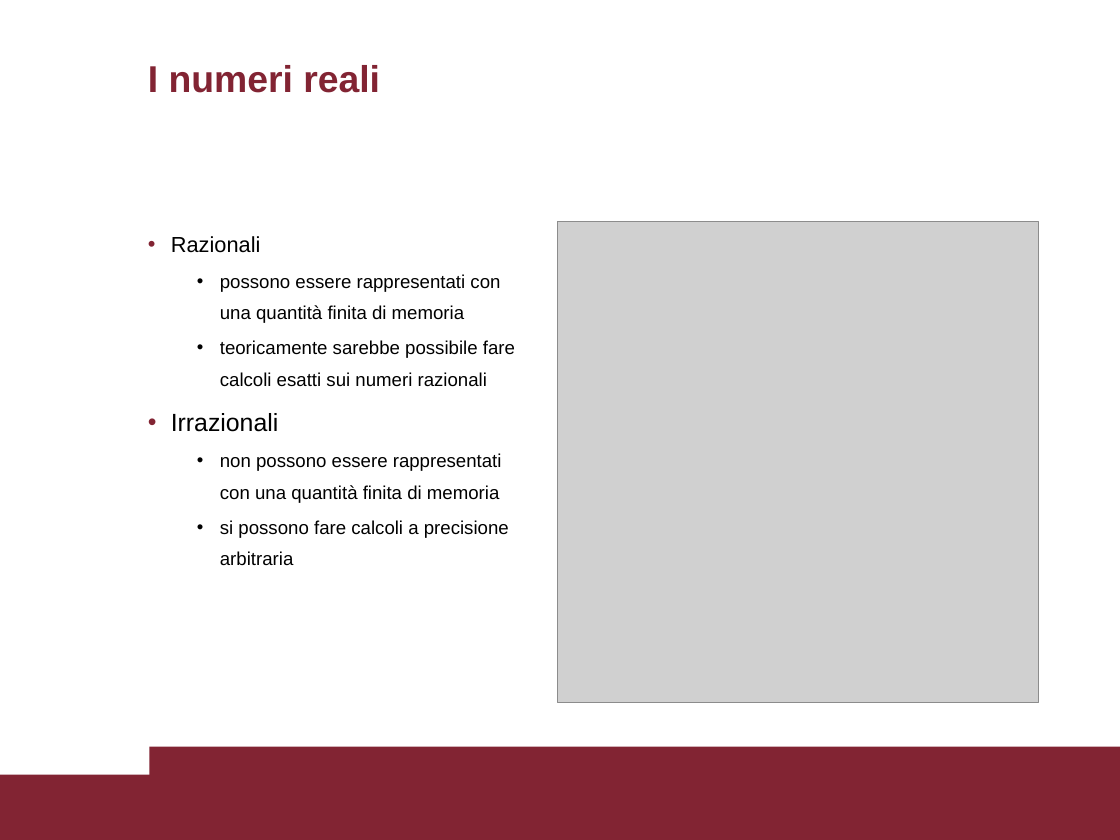
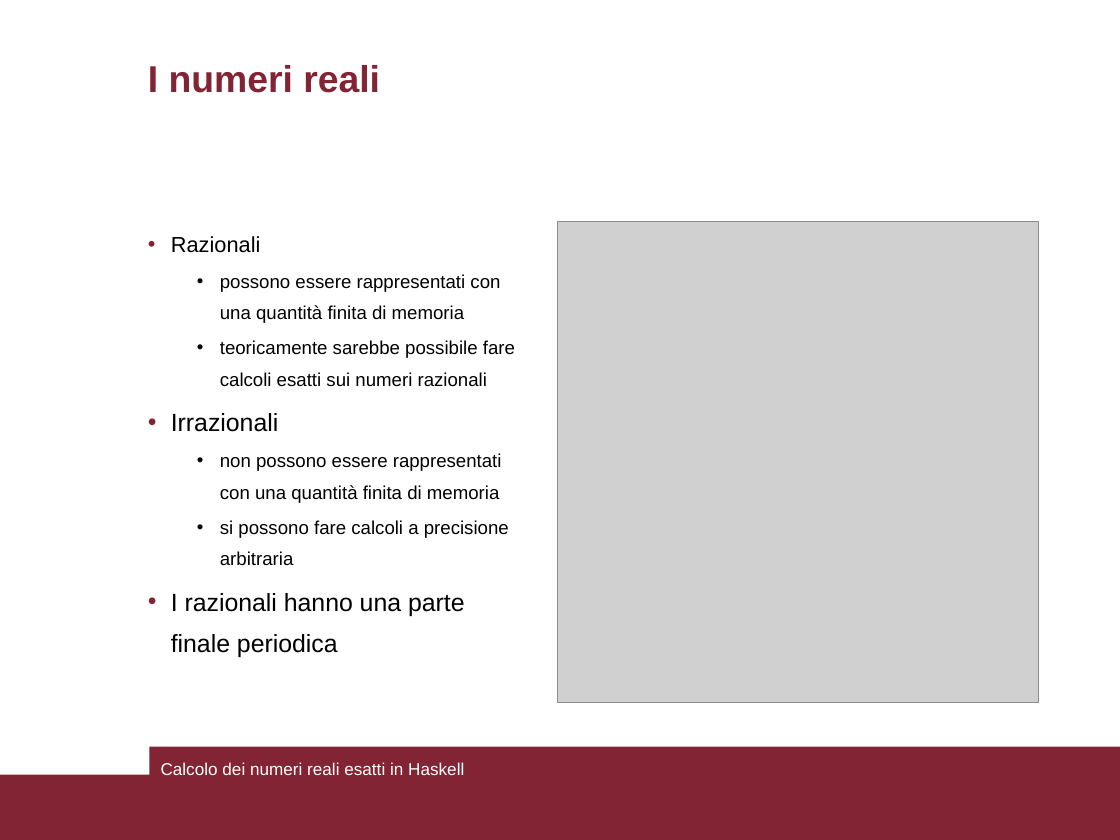
Before and after one commit to Princic-1837592/bachelor-degree-thesis, a slide deck: slide 5 of relazione/presentazione.pptx (slide 2 before the commit). Drawn at 1120x840 pixels with LibreOffice and Linux fonts; fonts in the diff are those of the drawing; grey boxes stand for pictures. Boxes give left, top, right and bottom in pixels: in the first picture for what was removed or moved away, otherwise in the second. Text is boxed around its words. In the diff, an @@ line names an element or a change of style, - is before the commit and + after.

```diff
--- a/relazione/presentazione.pptx
+++ b/relazione/presentazione.pptx
@@ text at (171, 593, 465, 657): paragraph added @@
+• I razionali hanno una parte finale periodica
@@ text added at (161, 762, 464, 775), 11 pt, text #FFFFFF @@
+Calcolo dei numeri reali esatti in Haskell
```
Also in this commit, not shown: 5 other slides changed, 8 slides added, 2 other files.
